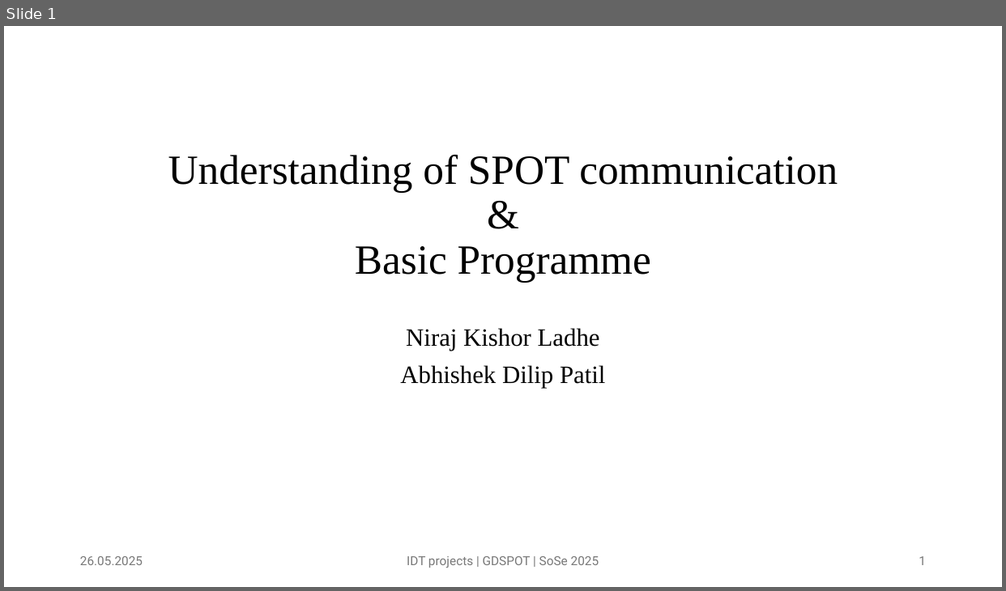
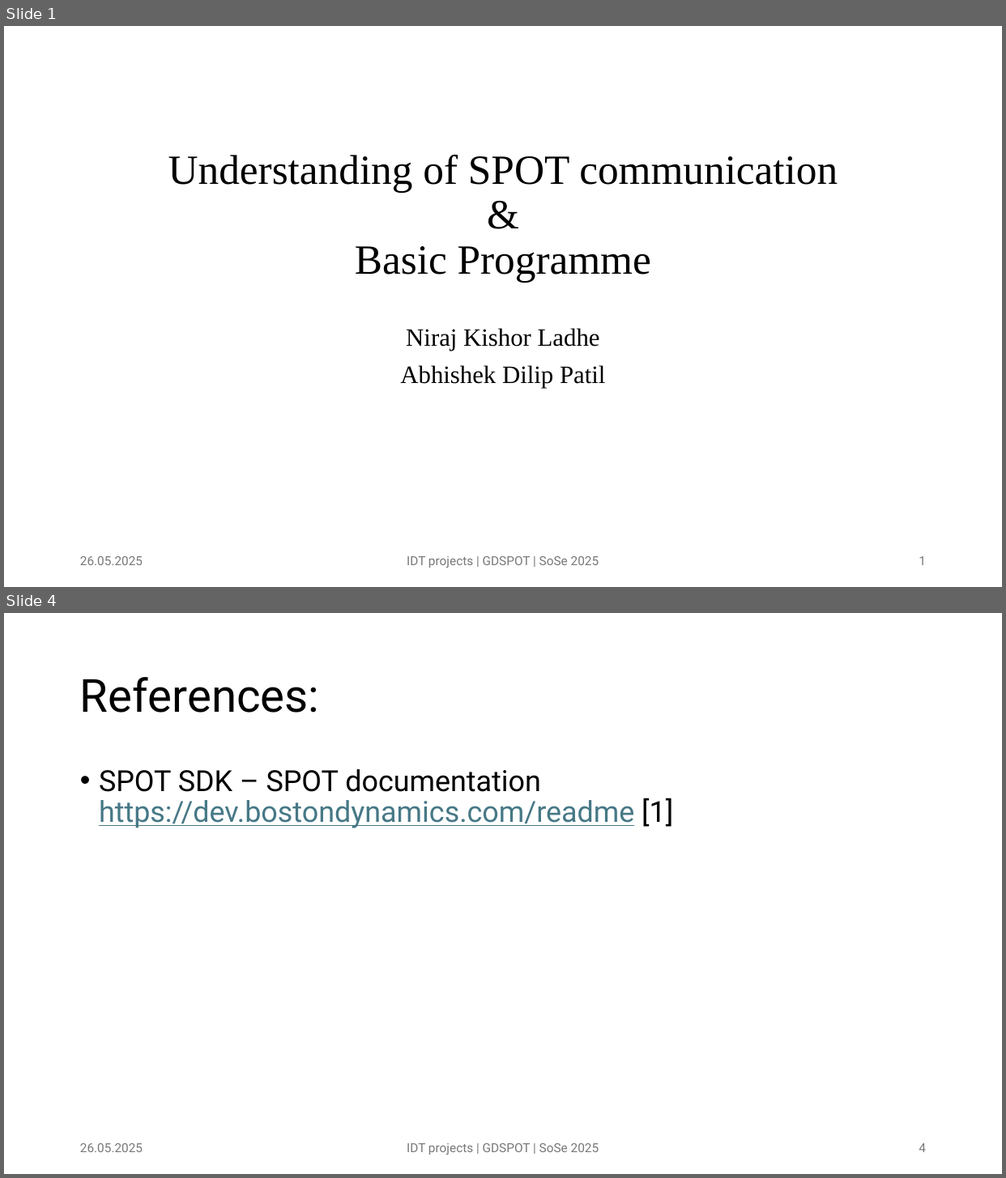
Before and after one commit to abhishekdilippatil/spot-sdk, a slide deck: presentations/SPOT presentation.pptx. Shown one above the other, each under a label of ours: slide 1 before the commit, slides 1 and 4 after it; the slides between them are not shown. The pictures are 1006x591 and 1006x1178 pixels, drawn with LibreOffice and Linux fonts; fonts in the diff are those of the drawing. Boxes give left, top, right and bottom in pixels: in the first picture for what was removed or moved away, otherwise in the second. Text is boxed around its words. In the diff, an @@ line names an element or a change of style, - is before the commit and + after.

```diff
--- a/presentations/SPOT presentation.pptx
+++ b/presentations/SPOT presentation.pptx
@@ slide 4 added at [4, 613, 1002, 1174], background #FFFFFF @@
@@ title added at [80, 677, 320, 713], 44 pt, text #000000 @@
+References:
@@ text added at [99, 769, 673, 828], 28 pt, text #467886, underline @@
+• SPOT SDK – SPOT documentation https://dev.bostondynamics.com/readme [1]
@@ text added at [80, 1144, 143, 1152], 12 pt, text #797979 @@
+26.05.2025
@@ text added at [407, 1144, 599, 1155], 12 pt, text #797979 @@
+IDT projects | GDSPOT | SoSe 2025
@@ page number added at [918, 1144, 926, 1152], 12 pt, text #797979 @@
+4
```
Also in this commit, not shown: 1 slide changed, 1 other slide added.
